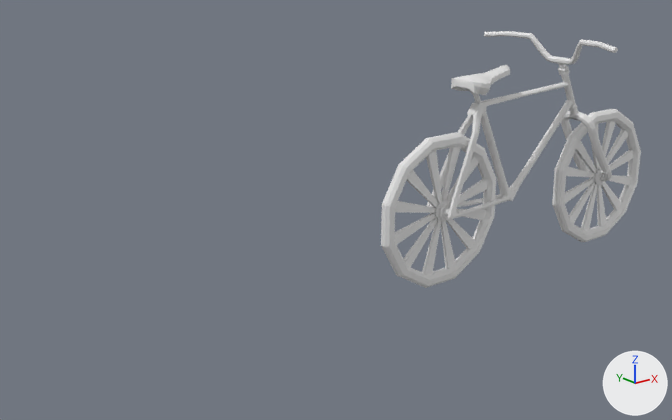
One commit to the Blender file zwa/3d/postevnikGame/assets/kolo.blend: the scene before it, then after it.
Camera for both pictures: a camera (50 mm lens) standing at (-9.17, -6.52, 2.91) and looking at (-3.59, 0.44, 0.12). The axes (+X, +Y, +Z) are drawn at lower right. The lights are the same throughout.

Objects in the first picture: 'kolo', 'kolo.001', 'konstrukce', 'riditka', 'sedatko', 'vydlice.001'.
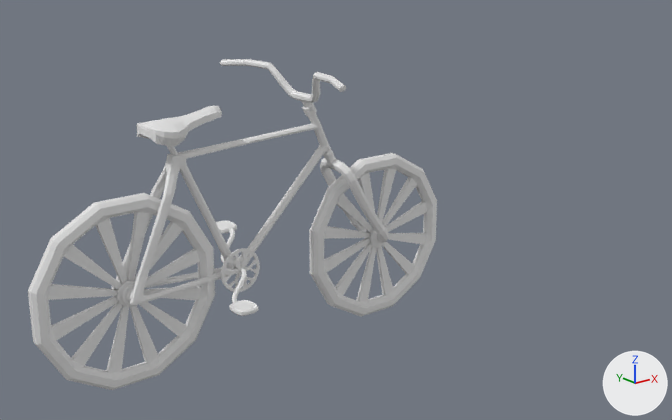
The change, as a diff of the scene's bpy script:
```diff
--- a/zwa/3d/postevnikGame/assets/kolo.blend.py
+++ b/zwa/3d/postevnikGame/assets/kolo.blend.py
@@ me_cube @@
 # used by ob_konstrukce; location = (-1.965, 0.0, 1.608); rotation_euler = (0.0, 1.547, 0.0), in degrees (0, 89, 0); scale = (0.277, 0.277, 0.23)
-me_cube.from_pydata(...)  # 573 vertices, 569 faces; spans x 1.08..6.15, y -0.51..0.83, z -2.84..6.82
+me_cube.from_pydata(...)  # 575 vertices, 576 faces; spans x -1.84..3.24, y -0.67..0.67, z -9.45..0.21
+# me_cube part 1: a new loose piece of 574 vertices spanning x -1.84..3.24, y -0.67..0.67, z -9.45..0.21
+# me_cube part 2: the loose piece of 572 vertices spanning x 1.08..6.15, y -0.51..0.83, z -2.84..6.82 is deleted
@@ me_circle_002 @@
+me_circle_002.from_pydata(...)  # 256 vertices, 280 faces; spans x -0.99..0.99, y 0.0..0.08, z -0.99..0.99
@@ me_cube_004 @@
+me_cube_004.from_pydata(...)  # 52 vertices, 45 faces; spans x -1.0..1.0, y -1.0..1.28, z 0.0..1.96
@@ me_cylinder_007 @@
+me_cylinder_007.from_pydata(...)  # 192 vertices, 187 faces; spans x -1.1..1.1, y -13.5..13.5, z -1.5..1.6
@@ ob_kolo @@
 ob_kolo = bpy.data.objects.new('kolo', me_cylinder_001)
-ob_kolo.location = (-0.428, 0.045, 0.838)
+ob_kolo.location = (-4.0, 0.045, 0.838)
 ob_kolo.scale = (0.149, 0.149, 0.0594)
@@ ob_konstrukce @@
 ob_konstrukce = bpy.data.objects.new('konstrukce', me_cube)
-ob_konstrukce.location = (-1.965, 0.0, 1.608)
+ob_konstrukce.location = (-4.0, 0.045, 0.838)
 ob_konstrukce.rotation_euler = (0.0, 1.547, 0.0)  # degrees (0, 89, 0)
@@ ob_sedatko @@
 ob_sedatko = bpy.data.objects.new('sedatko', me_cube_001)
-ob_sedatko.location = (-1.919, 0.0, 1.497)
+ob_sedatko.location = (-5.491, 0.0, 1.497)
 ob_sedatko.rotation_euler = (0.0, 1.547, 0.0)  # degrees (0, 89, 0)
@@ ob_vydlice_001 @@
 ob_vydlice_001 = bpy.data.objects.new('vydlice.001', me_cylinder_004)
-ob_vydlice_001.location = (-2.585, 0.045, 0.502)
+ob_vydlice_001.location = (-6.157, 0.045, 0.502)
 ob_vydlice_001.scale = (0.0498, 0.0498, 0.0498)
@@ ob_kolo_001 @@
 ob_kolo_001 = bpy.data.objects.new('kolo.001', me_cylinder_005)
-ob_kolo_001.location = (-2.508, 0.045, 0.001)
+ob_kolo_001.location = (-6.081, 0.045, 0.001)
 ob_kolo_001.scale = (0.149, 0.149, 0.0594)
@@ ob_riditka @@
 ob_riditka = bpy.data.objects.new('riditka', me_cylinder_003)
-ob_riditka.location = (-0.662, 0.045, 1.321)
+ob_riditka.location = (-4.234, 0.045, 1.321)
 ob_riditka.rotation_euler = (2.036, 0.0, -1.571)  # degrees (117, 0, -90)
@@ ob_circle_001 @@
+ob_circle_001 = bpy.data.objects.new('Circle.001', me_circle_002)
+ob_circle_001.location = (-5.076, -0.094, -0.007)
+ob_circle_001.scale = (0.197, 0.197, 0.197)
@@ ob_cube @@
+ob_cube = bpy.data.objects.new('Cube', me_cube_004)
+ob_cube.location = (-4.92, 0.406, 0.226)
+ob_cube.rotation_euler = (0.0, -0.0204, 0.0)  # degrees (0, -1.2, 0)
+ob_cube.scale = (0.101, 0.101, 0.0118)
+_m = ob_cube.modifiers.new('Mirror', 'MIRROR')
+_m.use_axis = (False, False, True)
+_m.use_clip = True
@@ ob_cube_001 @@
+ob_cube_001 = bpy.data.objects.new('Cube.001', me_cube_004.copy())
+ob_cube_001.location = (-5.228, -0.371, -0.228)
+ob_cube_001.rotation_euler = (0.0, -0.0204, 0.0)  # degrees (0, -1.2, 0)
+ob_cube_001.scale = (0.101, 0.101, 0.0118)
+_m = ob_cube_001.modifiers.new('Mirror', 'MIRROR')
+_m.use_axis = (False, False, True)
+_m.use_clip = True
@@ ob_cylinder_001 @@
+ob_cylinder_001 = bpy.data.objects.new('Cylinder.001', me_cylinder_007)
+ob_cylinder_001.location = (-5.074, 0.04, 0.0)
+ob_cylinder_001.rotation_euler = (1.571, 0.597, 0.0)  # degrees (90, 34, 0)
+ob_cylinder_001.scale = (0.022, 0.022, 0.257)
```

Where the change shows, as pixel boxes [x1, y1, x2, y2] in the pictures (672 x 420 px):
'kolo.001', moved: before [381, 132, 496, 288]; after [28, 193, 215, 390]
'kolo', moved: before [552, 109, 641, 242]; after [309, 153, 437, 317]
'konstrukce', reshaped, moved (47% wider, 31% taller): before [426, 65, 577, 220]; after [112, 103, 334, 306]
'sedatko', moved: before [451, 65, 510, 103]; after [137, 105, 222, 155]
'riditka', moved: before [484, 31, 618, 69]; after [220, 59, 346, 108]
'Circle.001', added: after [221, 248, 260, 292]
'vydlice.001', moved: before [429, 201, 450, 222]; after [114, 281, 136, 307]
'Cube.001', added: after [229, 300, 258, 316]
'Cylinder.001', added: after [221, 228, 247, 303]
'Cube', added: after [216, 220, 237, 233]
part 1 of me_cube, added: after [112, 103, 334, 306]
part 2 of me_cube, deleted: before [426, 65, 577, 220]
